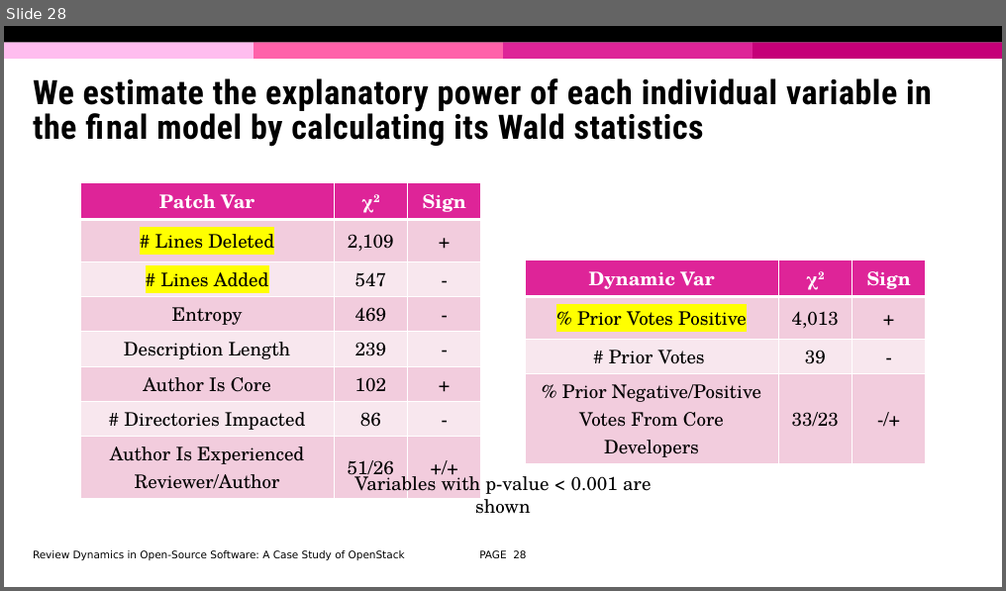
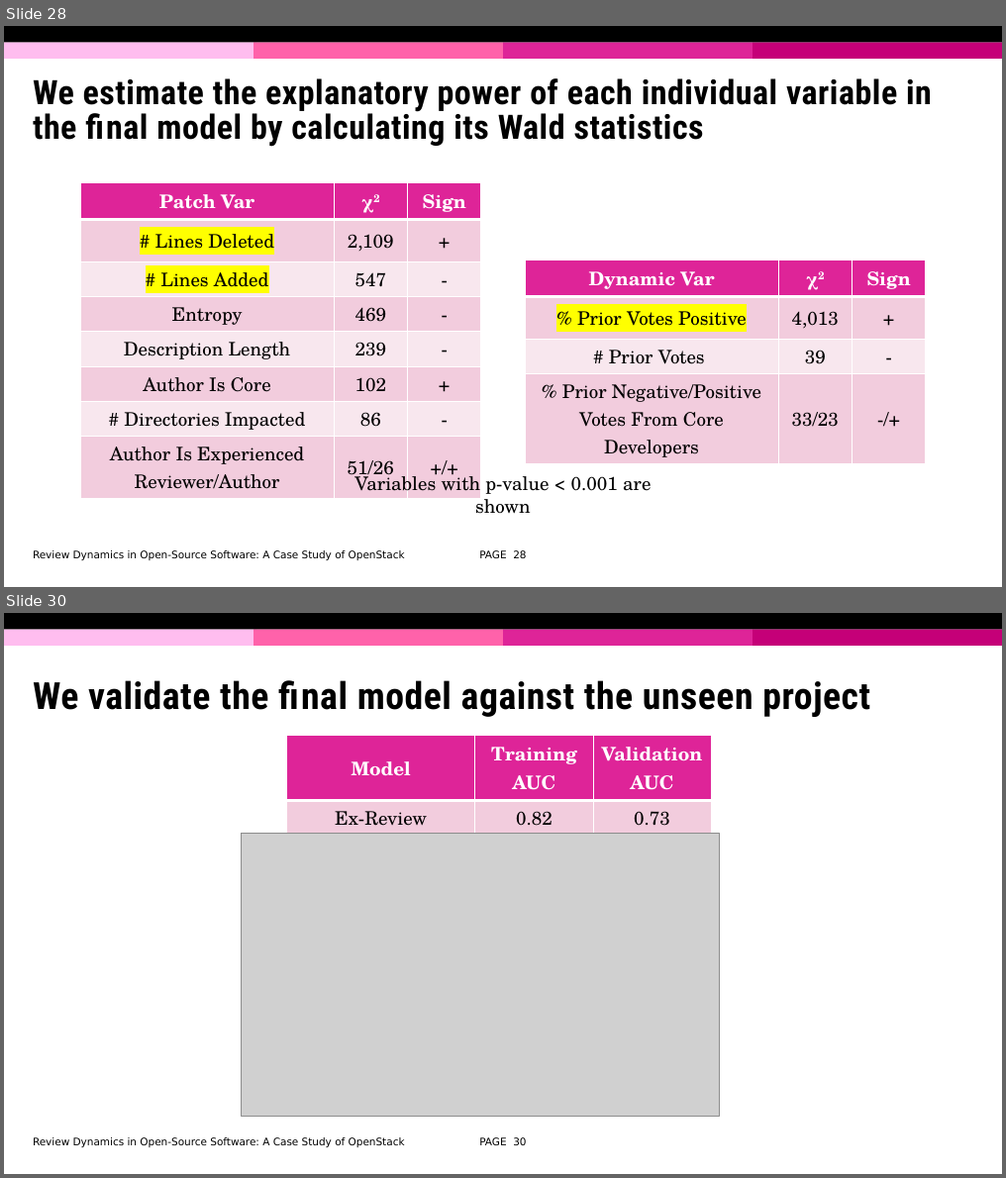
Before and after one commit to david-siqi-liu/review-dynamics-openstack, a slide deck: presentation/review-dynamics-openstack.pptx. Shown one above the other, each under a label of ours: slide 28 before the commit, slides 28 and 30 after it; the slides between them are not shown. The pictures are 1006x591 and 1006x1178 pixels, drawn with LibreOffice and Linux fonts; fonts in the diff are those of the drawing; grey boxes stand for pictures; background and template pictures are left out. Boxes give left, top, right and bottom in pixels: in the first picture for what was removed or moved away, otherwise in the second. Text is boxed around its words. In the diff, an @@ line names an element or a change of style, - is before the commit and + after.

```diff
--- a/presentation/review-dynamics-openstack.pptx
+++ b/presentation/review-dynamics-openstack.pptx
@@ slide 30 added at [4,613,1002,1174], background #FFFFFF; not listed: 5 template elements that a slide beside it also shows @@
@@ title added at [33,680,870,717], 36 pt, text #000000, bold @@
+We validate the final model against the unseen project
@@ table added at [287,735,711,830], 2 rows, 3 columns @@
+Model | Training AUC | Validation AUC
+Ex-Review | 0.82 | 0.73
@@ picture added at [242,833,719,1117] @@
@@ text added at [33,1138,405,1148], 10 pt, text #000000 @@
+Review Dynamics in Open-Source Software: A Case Study of OpenStack
@@ page number added at [479,1138,526,1146], 10 pt, text #000000 @@
+PAGE 30
```
Also in this commit, not shown: 10 slides changed, 2 other slides added, 2 other files.
